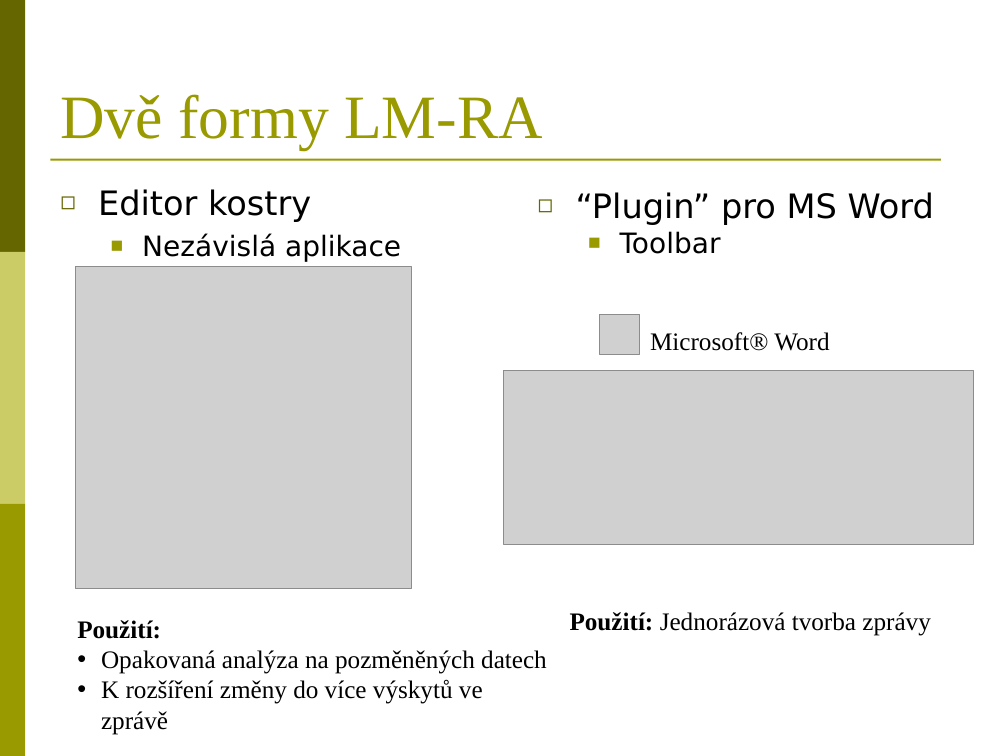
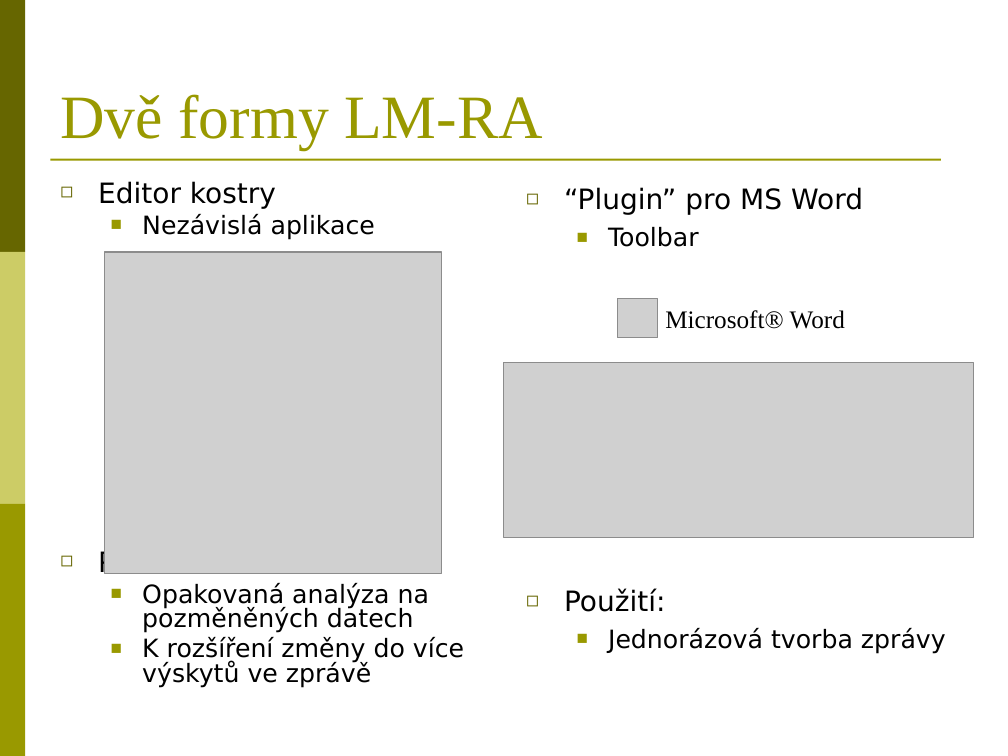
Before and after one commit to BackupTheBerlios/reportasistent-svn, a slide deck: slide 3 of trunk/Dokumenty/LM-Report Asistent.ppt. Drawn at 1008x756 pixels with LibreOffice and Linux fonts; fonts in the diff are those of the drawing; grey boxes stand for pictures. Boxes give left, top, right and bottom in pixels: in the first picture for what was removed or moved away, otherwise in the second. Text is boxed around its words. In the diff, an @@ line names an element or a change of style, - is before the commit and + after.

```diff
--- a/trunk/Dokumenty/LM-Report Asistent.ppt
+++ b/trunk/Dokumenty/LM-Report Asistent.ppt
@@ text "Editor kostry": place and size @@
-text "Editor kostry" at <box>77,620,547,704</box>
+text "Editor kostry" at <box>98,181,464,688</box>
@@ text at <box>98,181,375,240</box>: paragraphs added @@
+◻ Editor kostry
+  ■ Nezávislá aplikace
@@ text removed at <box>98,189,401,262</box> @@
-◻ Editor kostry
-  ■ Nezávislá aplikace
@@ text added at <box>564,187,946,654</box>, 18 pt, text #000000 @@
+◻ “Plugin” pro MS Word
+  ■ Toolbar
+◻ Použití:
+  ■ Jednorázová tvorba zprávy
@@ text removed at <box>576,192,934,254</box> @@
-◻ “Plugin” pro MS Word
-  ■ Toolbar
@@ picture: place and size @@
-picture at <box>76,267,412,589</box>
+picture at <box>105,252,442,574</box>
@@ picture: place and size @@
-picture at <box>599,314,639,354</box>
+picture at <box>617,298,657,338</box>
@@ text "Microsoft® Word": place and size @@
-text "Microsoft® Word" at <box>650,332,829,351</box>
+text "Microsoft® Word" at <box>665,310,845,329</box>
@@ picture: place and size @@
-picture at <box>504,370,974,544</box>
+picture at <box>504,363,974,537</box>
@@ text at <box>98,549,464,688</box>: size 18 to 20 pt, bold off in "Použití:"; font Times New Roman to DejaVu Sans in "Použití:", "Opakovaná analýza na pozměněných datech", "K rozšíření změny do více výskytů ve ..."; bullet none to ◻; line spacing 1 to 0.8; more space between paragraphs; bullet • to ■; list level 1 to 2 in "Opakovaná analýza na pozměněných datech"; bullet colour #000000 to #999900; list level 1 to 2 in "K rozšíření změny do více ..." @@
@@ text removed at <box>570,612,930,636</box> @@
-Použití: Jednorázová tvorba zprávy
```
Also in this commit, not shown: 2 other slides changed.
